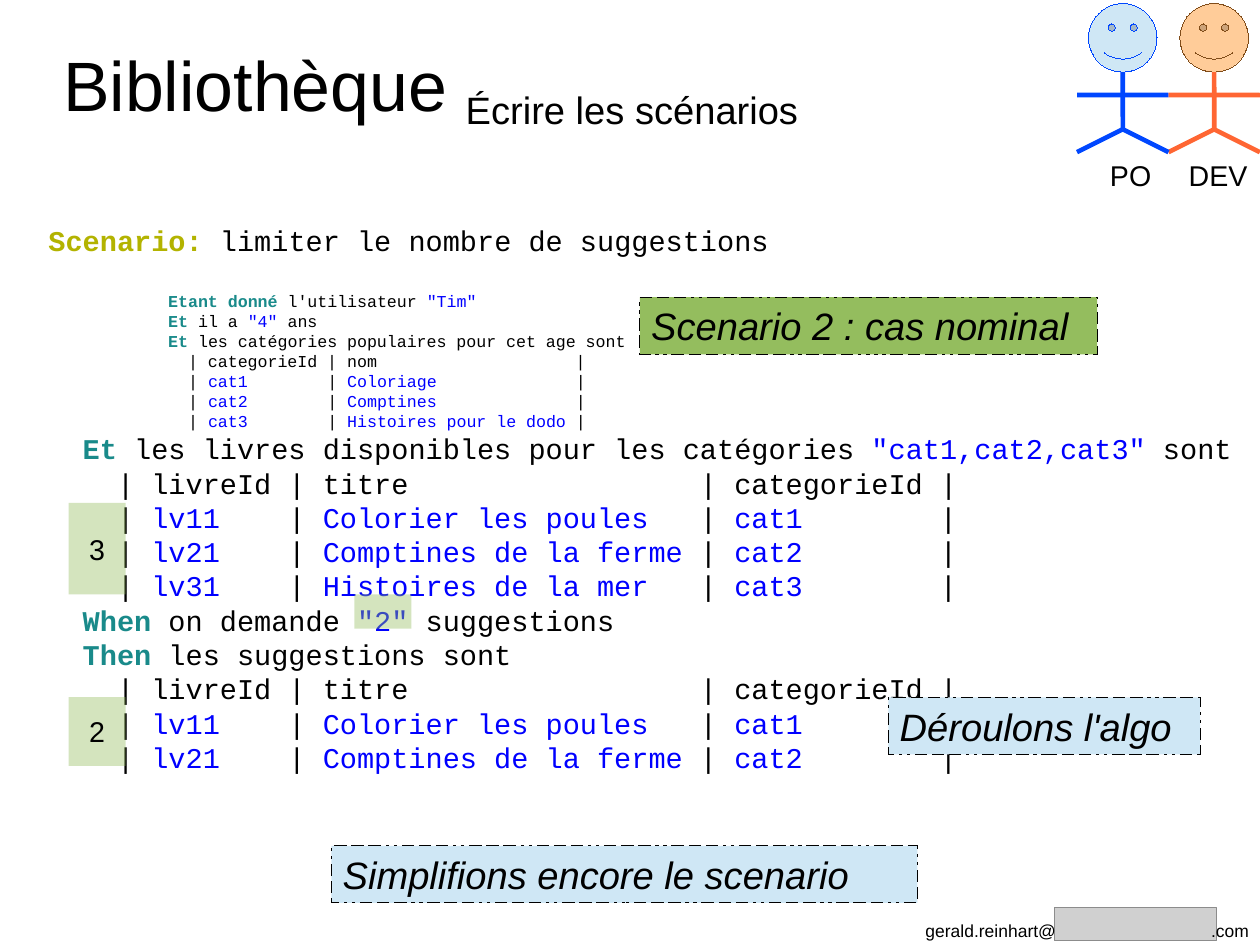
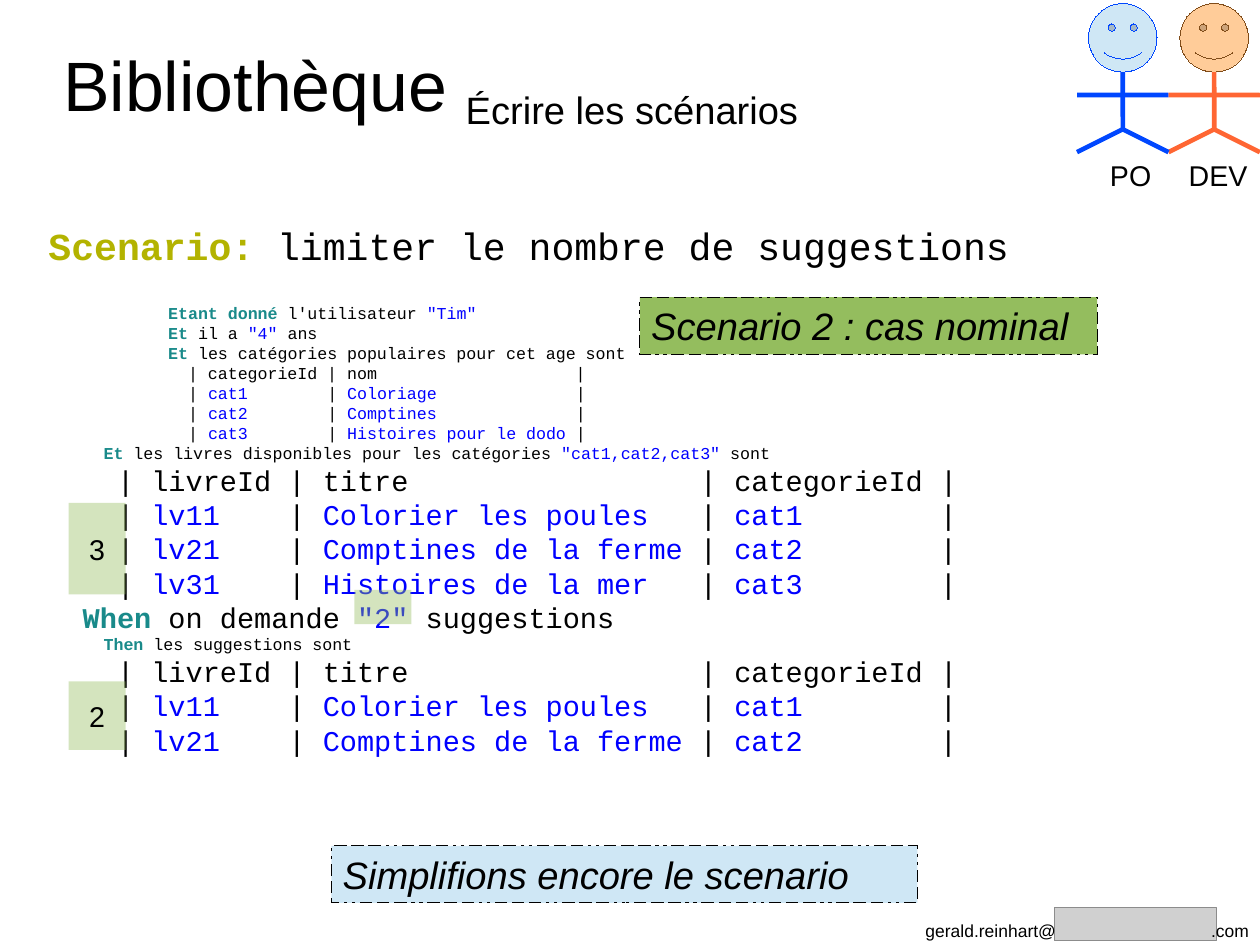
Before and after one commit to GeReinhart/dojo-bdd-library-ws-java, a slide deck: slide 23 of doc/BDD_presentation_agile_grenoble_2016.odp. Drawn at 1260x945 pixels with LibreOffice and Linux fonts; fonts in the diff are those of the drawing; grey boxes stand for pictures. Boxes give left, top, right and bottom in pixels: in the first picture for what was removed or moved away, otherwise in the second. Text is boxed around its words. In the diff, an @@ line names an element or a change of style, - is before the commit and + after.

```diff
--- a/doc/BDD_presentation_agile_grenoble_2016.odp
+++ b/doc/BDD_presentation_agile_grenoble_2016.odp
@@ text at [48,233,1009,654]: size 18 to 24 pt in "Scenario: limiter le nombre de suggestions"; size 18 to 10.5 pt in "Et les livres disponibles pour les catégories ...", "Then les suggestions sont" @@
@@ rectangle: place and size @@
-rectangle at [354,595,412,629]
+rectangle at [354,590,412,624]
@@ rectangle "2": place and size @@
-rectangle "2" at [69,697,126,766]
+rectangle "2" at [69,681,126,750]
@@ rectangle removed at [888,697,1201,755] @@
-Déroulons l'algo
```
Also in this commit, not shown: 13 other slides changed, 3 slides removed, 1 other file.
